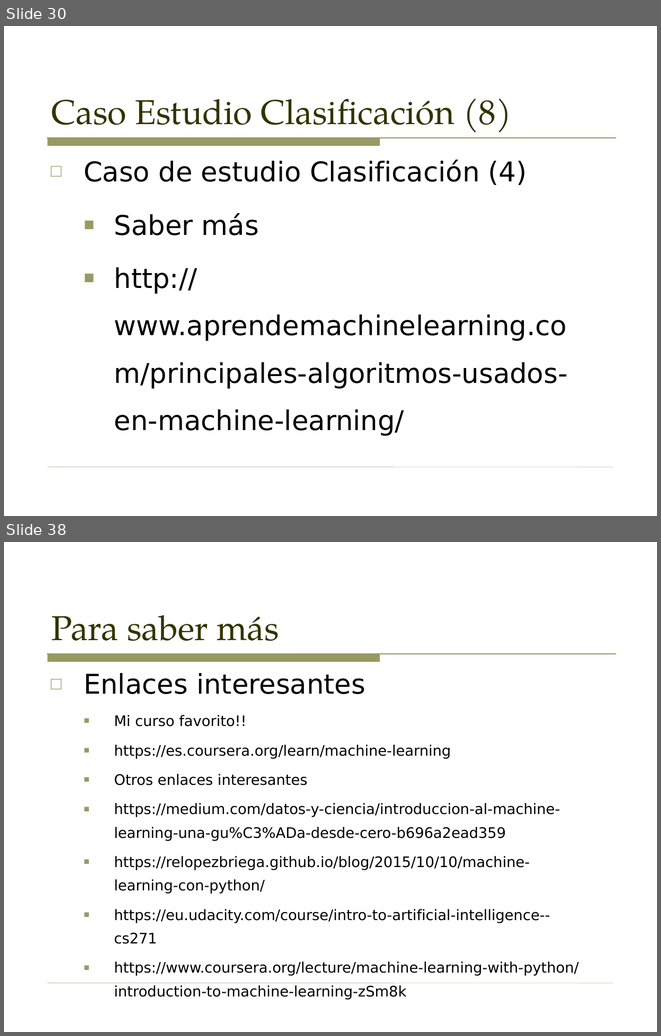
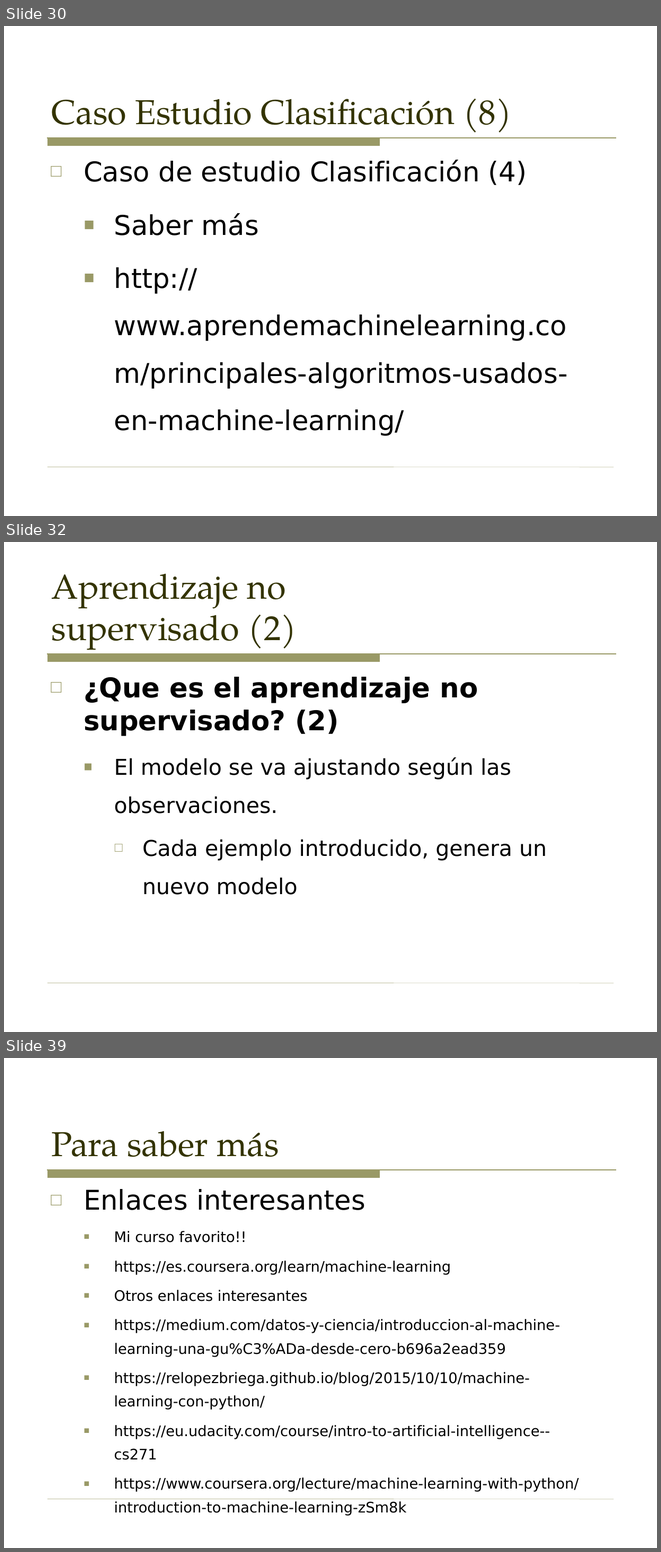
Before and after one commit to sergarb1/TallerAprendizajeAutomaticoPython, a slide deck: Taller - Introduccion al aprendizaje automatico (Supervisado y no supervisado).odp. Shown one above the other, each under a label of ours: slides 30 and 38 before the commit, slides 30, 32 and 39 after it; the slides between them are not shown. The pictures are 661x1036 and 661x1552 pixels, drawn with LibreOffice and Linux fonts; fonts in the diff are those of the drawing. Boxes give left, top, right and bottom in pixels: in the first picture for what was removed or moved away, otherwise in the second. Text is boxed around its words. In the diff, an @@ line names an element or a change of style, - is before the commit and + after.

```diff
--- a/Taller - Introduccion al aprendizaje automatico (Supervisado y no supervisado).odp
+++ b/Taller - Introduccion al aprendizaje automatico (Supervisado y no supervisado).odp
@@ slide 32 added at (4, 542, 657, 1032), background #FFFFFF; not listed: 2 template elements that a slide beside it also shows @@
@@ title added at (51, 573, 297, 650), 38 pt, text #333300 @@
+Aprendizaje no
+supervisado (2)
@@ text added at (84, 677, 547, 894), 24 pt, text #000000 @@
+□ ¿Que es el aprendizaje no supervisado? (2)
+  ■ El modelo se va ajustando según las observaciones.
+    □ Cada ejemplo introducido, genera un nuevo modelo
@@ what was slide 38 is now slide 39 @@
```
Also in this commit, not shown: 9 slides changed, 11 other files.
